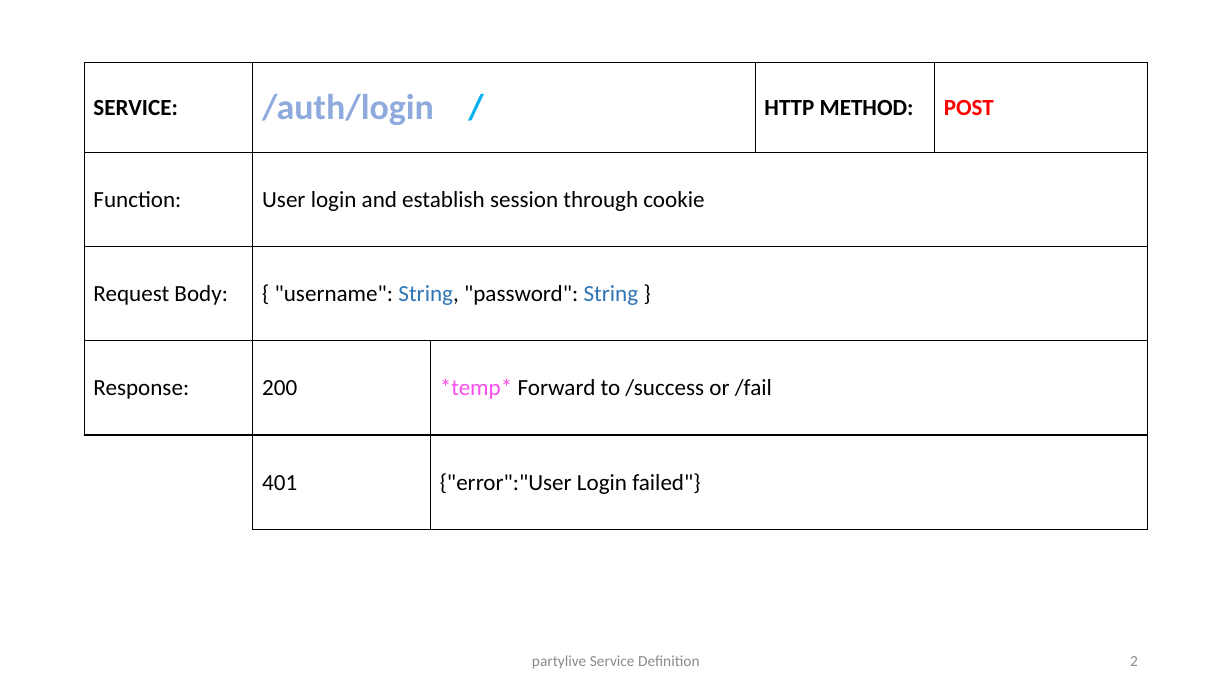
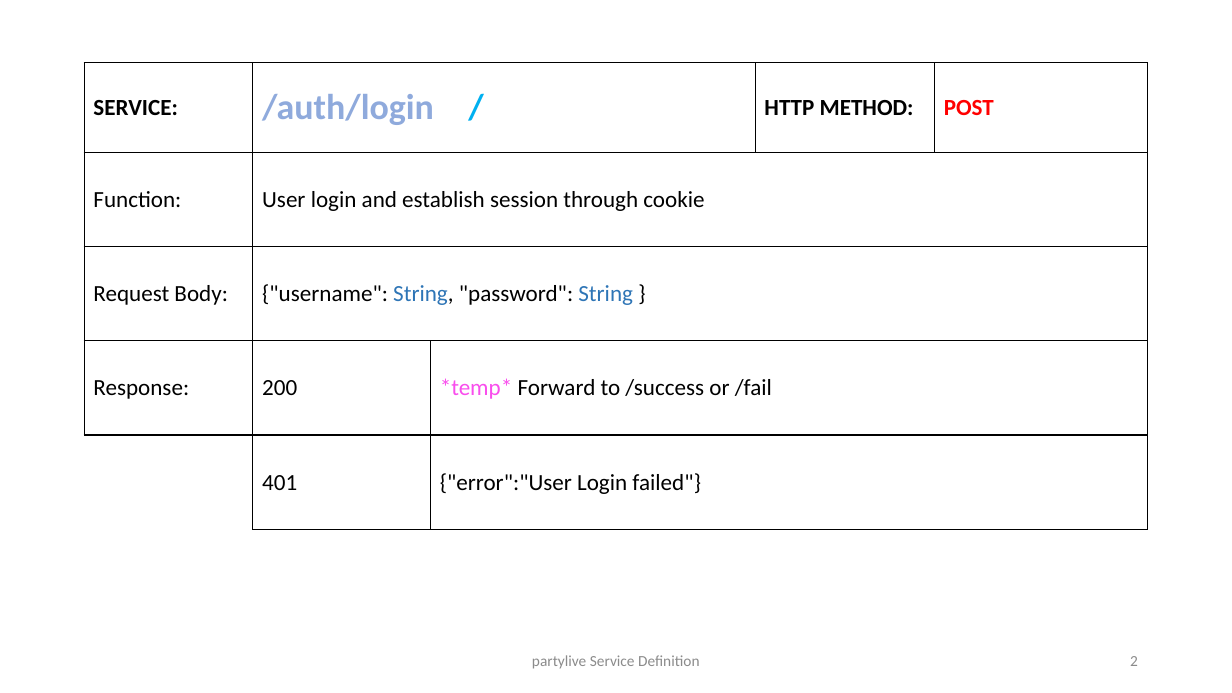
Before and after one commit to mschlechtinger/partylive, a slide deck: slide 2 of Service Definition.pptx. Drawn at 1232x693 pixels with LibreOffice and Linux fonts; fonts in the diff are those of the drawing. Boxes give left, top, right and bottom in pixels: in the first picture for what was removed or moved away, otherwise in the second. Text is boxed around its words. In the diff, an @@ line names an element or a change of style, - is before the commit and + after.

```diff
--- a/Service Definition.pptx
+++ b/Service Definition.pptx
@@ table at box(84, 63, 1147, 530) @@
@@ row 3, column 2: "{ "username": String, "password": String }" to "{"username": String, "password": String }" @@
```
Also in this commit, not shown: 2 other slides changed, 5 slides added, 6 other files.
